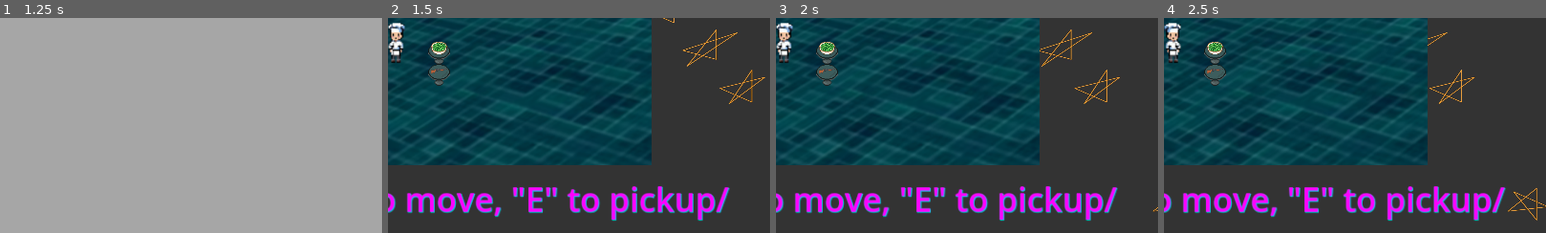
Above: before the commit, frames 1-4 (left to right).
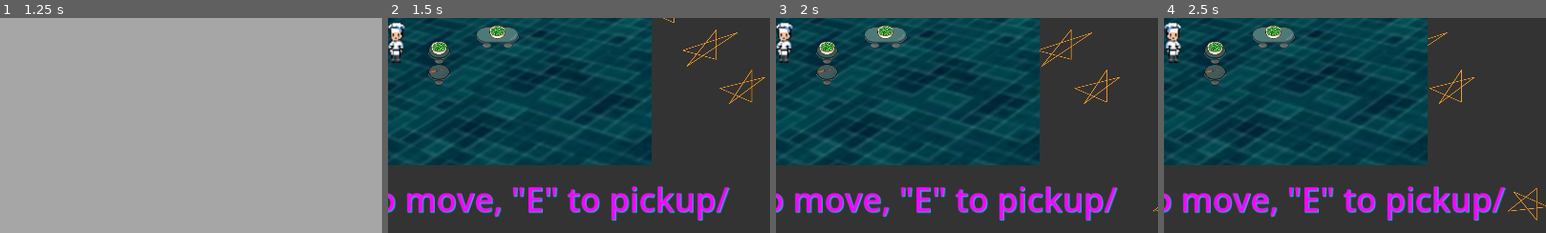
Above: after the commit, the same moments.

Repository: Alexander-Worley/Outer-Plates
Game: Godot game, scene res://Scenes/MainMenu/mainMenu.tscn
Two runs of this game, one before a commit and one after it. Both use one fixed random seed, a clock stepped at 60 frames per second and the inputs below.
Inputs (mouse positions are % of the whole screen's width and height, from its top left):
- Up to frame 1 (1.25 s): click (50, 73) at 0.5 s
- Up to frame 2 (1.5 s): click "Main Restaurant" at 1.25 s
- Up to frame 3 (2 s): no input
- Up to frame 4 (2.5 s): hold Right (face_right) from 2.03 s (still down); hold E (pickup) from 2.03 s (still down)
The pictures show only the part of the screen within x 49-99%, y 41-91%; the shares and areas given below are measured in that part.

Frame 1 is identical in both runs. In frame 2, 0.9% of the frame differs, in the area x 23-35%, y 3-15%; in frame 3, 0.9%; in frame 4, 0.9%.

Commit message:
Added Dev Tool support for custom width and height of surfaces

Diff:
--- a/DevScenes/Alexander/Alexander.tscn
+++ b/DevScenes/Alexander/Alexander.tscn
@@ -63,10 +63,14 @@
 [node name="PlainSurface" parent="Surfaces" instance=ExtResource("3_gejkp")]
 position = Vector2(640, 320)
 direction = null
+width = null
+height = null
 
 [node name="PlainSurface2" parent="Surfaces" instance=ExtResource("3_gejkp")]
 position = Vector2(512, 320)
 direction = null
+width = null
+height = null
 texture = ExtResource("4_0w7w7")
 
 [node name="Players" type="Node2D" parent="."]
--- a/Scenes/Restaurant/PlainSurface/plainSurface.gd
+++ b/Scenes/Restaurant/PlainSurface/plainSurface.gd
@@ -5,11 +5,19 @@
 var isHolding: bool = false
 var holdableOnSurface: Area2D = null
 @export_enum("Up", "Right", "Down", "Left") var direction: int = 0
+@export var width: int = 1
+@export var height: int = 1
 @export var texture: Texture2D = null
 
 func _ready():
+	# Set Texture
 	if texture: $Surface.texture = texture
+	# Set Collision
+	var collision: CollisionShape2D = get_node("CollisionShape2D")
+	if collision: collision.scale = Vector2(width, height)
+	# Set Rotation
 	$Surface.rotation_degrees = 90 * direction
+	# Set centerOfSurface based on Rotation
 	match direction:
 		0:
 			centerOfSurface = Vector2(0,-8)
@@ -19,6 +27,7 @@
 			centerOfSurface = Vector2(0,8)
 		3:
 			centerOfSurface = Vector2(-8,0)
+	# Set starting holdableOnSurface if needed
 	var originalHoldable: Array[Node] = find_children("*", "Area2D", false)
 	if originalHoldable:
 		holdableOnSurface = originalHoldable[0]
--- a/Scenes/Restaurant/restaurant.tscn
+++ b/Scenes/Restaurant/restaurant.tscn
@@ -9,6 +9,7 @@
 [ext_resource type="Texture2D" uid="uid://w6mky47wi66h" path="res://Assets/Interactables/PlainSurfaces/square-counter.png" id="5_rtq4x"]
 [ext_resource type="PackedScene" uid="uid://r0sqnmyx2q5r" path="res://Scenes/Restaurant/TestItems/testWeapon.tscn" id="6_0lq2q"]
 [ext_resource type="PackedScene" uid="uid://dtdmt8ydsnyci" path="res://Scenes/Restaurant/TestItems/testFoodForStove.tscn" id="6_uutht"]
+[ext_resource type="Texture2D" uid="uid://cuawvf5dcoirc" path="res://Assets/Interactables/PlainSurfaces/table-oval.png" id="7_nodf1"]
 [ext_resource type="PackedScene" uid="uid://cuek2wfflpv5k" path="res://Scenes/Restaurant/Environment/lavaLamp.tscn" id="10_f2two"]
 
 [sub_resource type="RectangleShape2D" id="RectangleShape2D_kn11v"]
@@ -100,13 +101,26 @@
 [node name="TestWeapon" parent="Surfaces/Table2" instance=ExtResource("6_0lq2q")]
 position = Vector2(0, -8)
 
+[node name="Table3" parent="Surfaces" instance=ExtResource("4_jgfwf")]
+position = Vector2(728, 296)
+width = 2
+texture = ExtResource("7_nodf1")
+
+[node name="TestFood" parent="Surfaces/Table3" instance=ExtResource("3_d20ud")]
+position = Vector2(0, -8)
+
 [node name="Stove" parent="Surfaces" instance=ExtResource("4_x3u6a")]
 position = Vector2(512, 320)
+width = null
+height = null
 texture = ExtResource("5_rtq4x")
 
 [node name="Stove2" parent="Surfaces" instance=ExtResource("4_x3u6a")]
 position = Vector2(688, 216)
 direction = 1
+width = null
+height = null
+texture = 1
 
 [node name="Counter" parent="Surfaces" instance=ExtResource("4_jgfwf")]
 position = Vector2(544, 288)
Not shown: 1 places in Scenes/Restaurant/restaurant.tscn that only renumber resources
